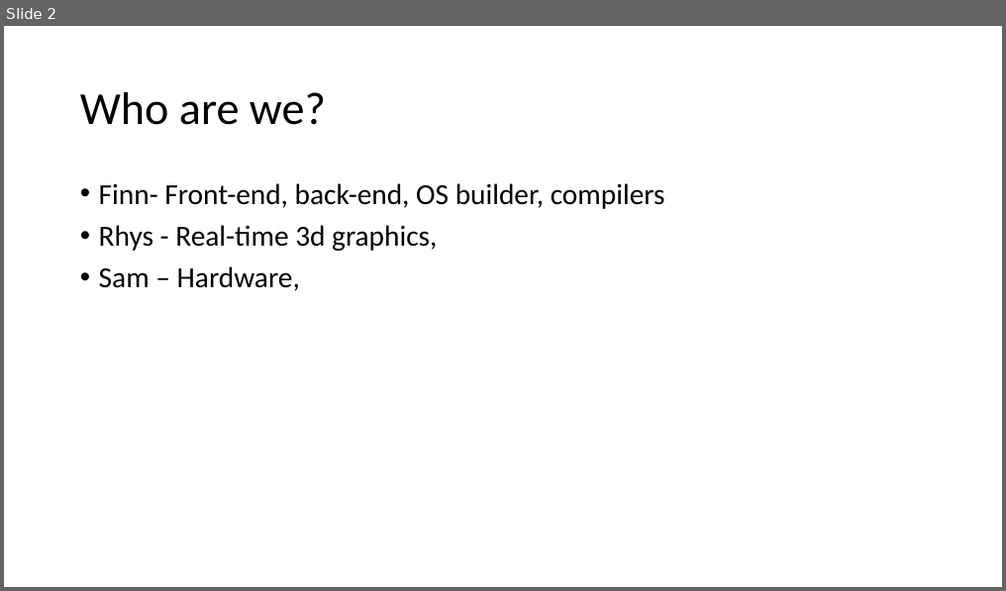
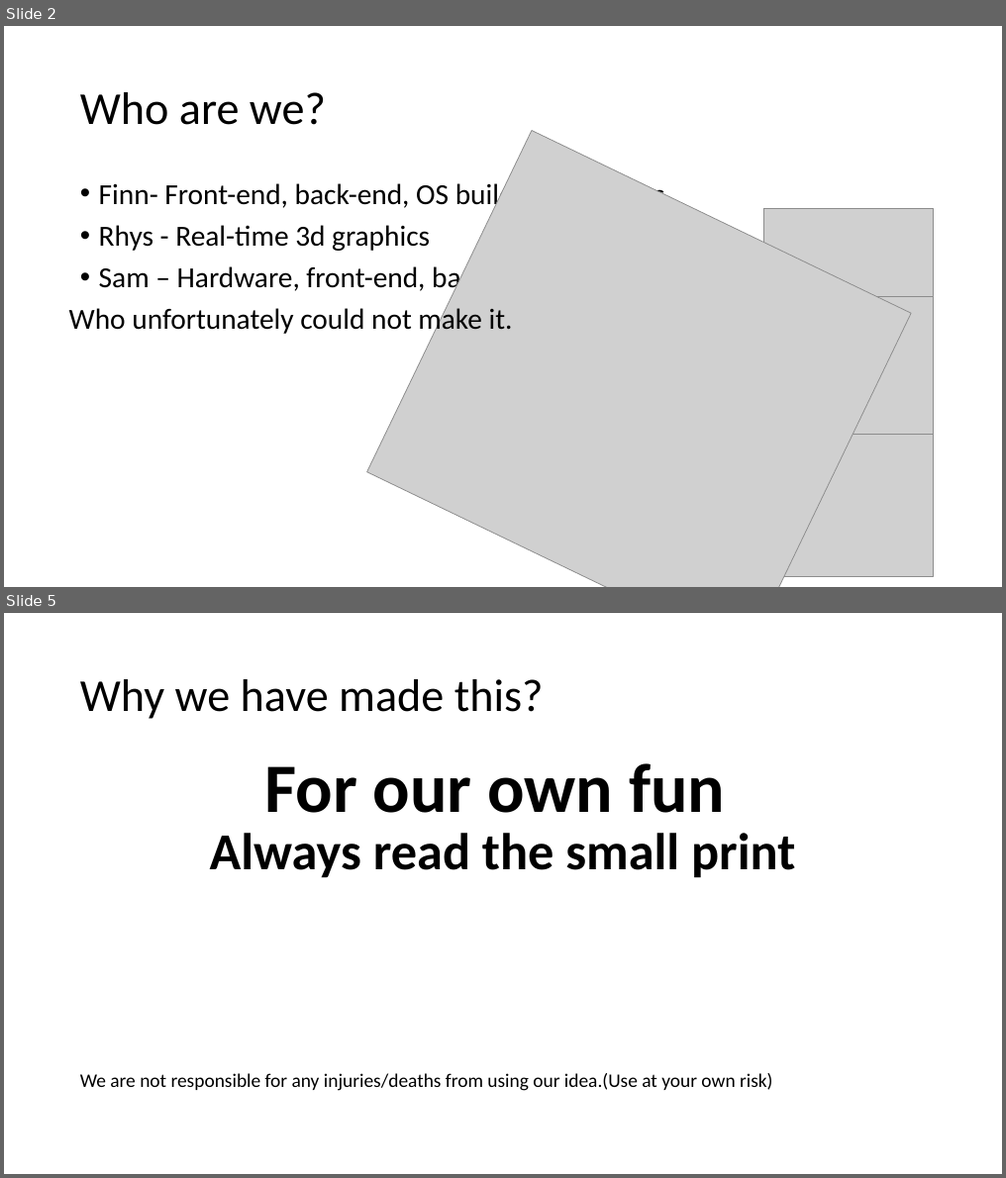
Before and after one commit to dartydevil/Crazy-monkey-artwork, a slide deck: Presentation/The Crazy Monkeys.pptx. Shown one above the other, each under a label of ours: slide 2 before the commit, slides 2 and 5 after it; the slides between them are not shown. The pictures are 1006x591 and 1006x1178 pixels, drawn with LibreOffice and Linux fonts; fonts in the diff are those of the drawing; grey boxes stand for pictures. Boxes give left, top, right and bottom in pixels: in the first picture for what was removed or moved away, otherwise in the second. Text is boxed around its words. In the diff, an @@ line names an element or a change of style, - is before the commit and + after.

```diff
--- a/Presentation/The Crazy Monkeys.pptx
+++ b/Presentation/The Crazy Monkeys.pptx
@@ slide 5 added at box(4, 613, 1002, 1174), background #FFFFFF @@
@@ title added at box(80, 679, 544, 719), 44 pt, text #000000 @@
+Why we have made this?
@@ text added at box(80, 763, 795, 1091), 18.5 pt, text #000000 @@
+For our own fun
+Always read the small print
+We are not responsible for any injuries/deaths from using our idea.(Use at your own risk)
@@ slide 2 changed as well @@
@@ picture added at box(367, 131, 912, 587) @@
@@ text at box(99, 225, 540, 295): text changed @@
-• Rhys - Real-time 3d graphics,
-• Sam – Hardware,
+• Rhys - Real-time 3d graphics
+• Sam – Hardware, front-end, back-end
@@ picture added at box(764, 209, 934, 577) @@
@@ text added at box(69, 304, 513, 336), 28 pt, text #000000 @@
+Who unfortunately could not make it.
@@ picture added at box(797, 296, 934, 435) @@
```
Also in this commit, not shown: 1 other slide changed, 7 other slides added, 1 slide removed.
